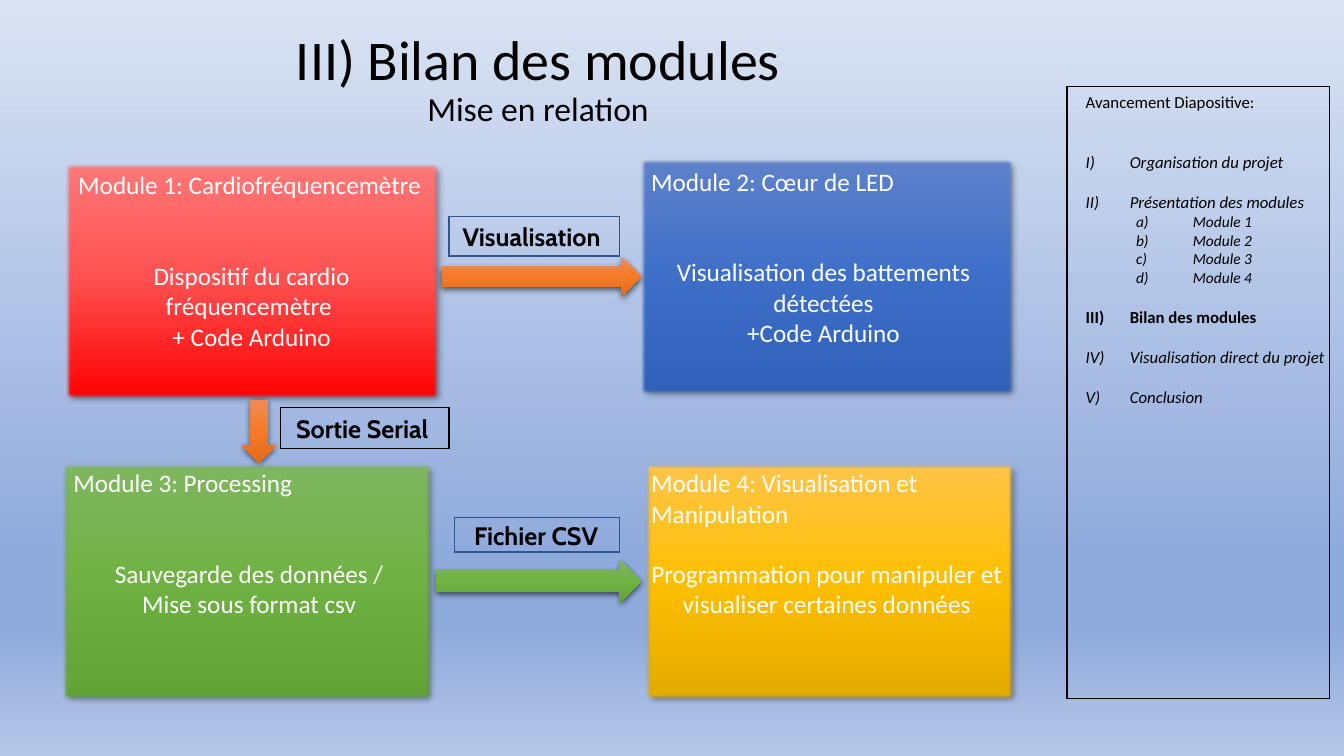
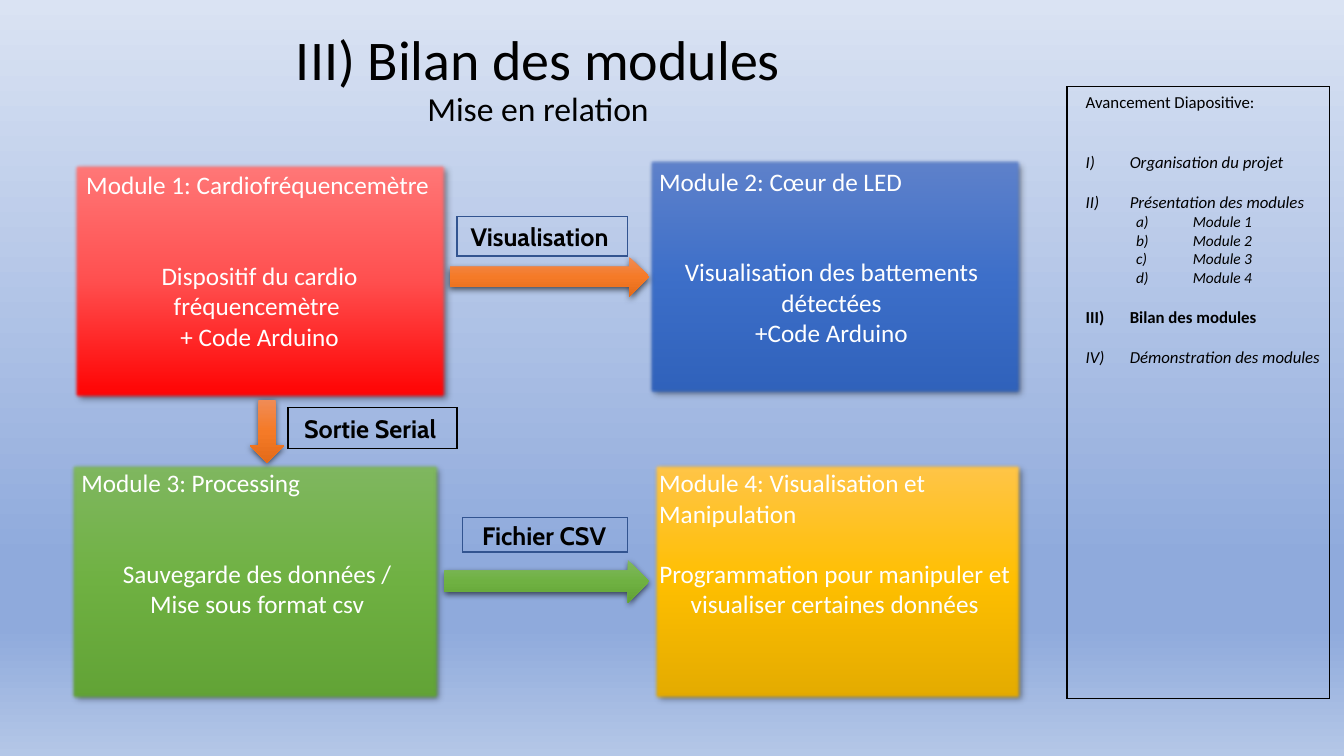
Before and after one commit to Exia-Jellyfish/UE-1-Projet-Grp7, a slide deck: slide 9 of PROJET 1 UE 1 diapositive.pptx. Drawn at 1344x756 pixels with LibreOffice and Linux fonts; fonts in the diff are those of the drawing. Boxes give left, top, right and bottom in pixels: in the first picture for what was removed or moved away, otherwise in the second. Text is boxed around its words. In the diff, an @@ line names an element or a change of style, - is before the commit and + after.

Commit message:
manque plus que module 4

```diff
--- a/PROJET 1 UE 1 diapositive.pptx
+++ b/PROJET 1 UE 1 diapositive.pptx
@@ text at [1086, 96, 1305, 283]: text changed @@
-4. Visualisation direct du projet
-5. Conclusion
+4. Démonstration des modules
@@ 7 texts, 7 rectangles, 2 right arrows, 1 down arrow: place and size @@
-7 texts, 7 rectangles, 2 right arrows, 1 down arrow at [62, 158, 1015, 701]
+7 texts, 7 rectangles, 2 right arrows, 1 down arrow at [70, 158, 1023, 701]
```
Also in this commit, not shown: 7 other slides changed, 1 slide removed, 1 other file.
